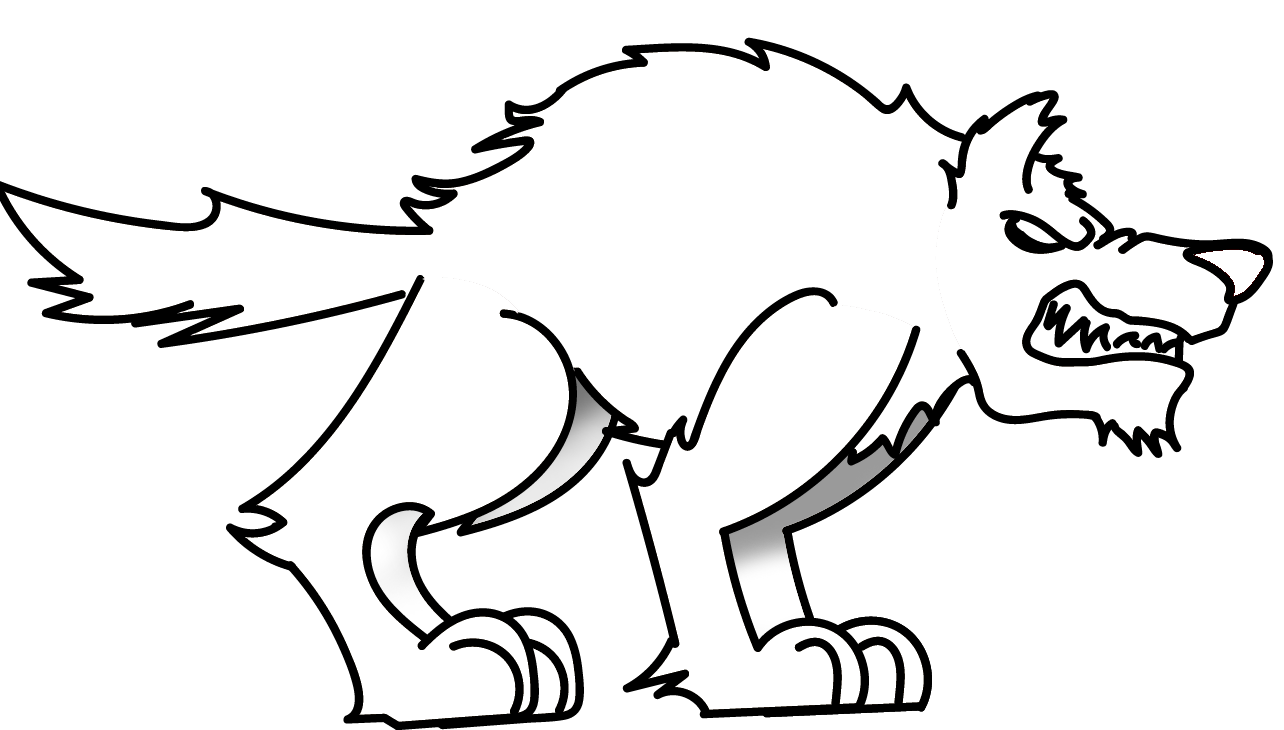
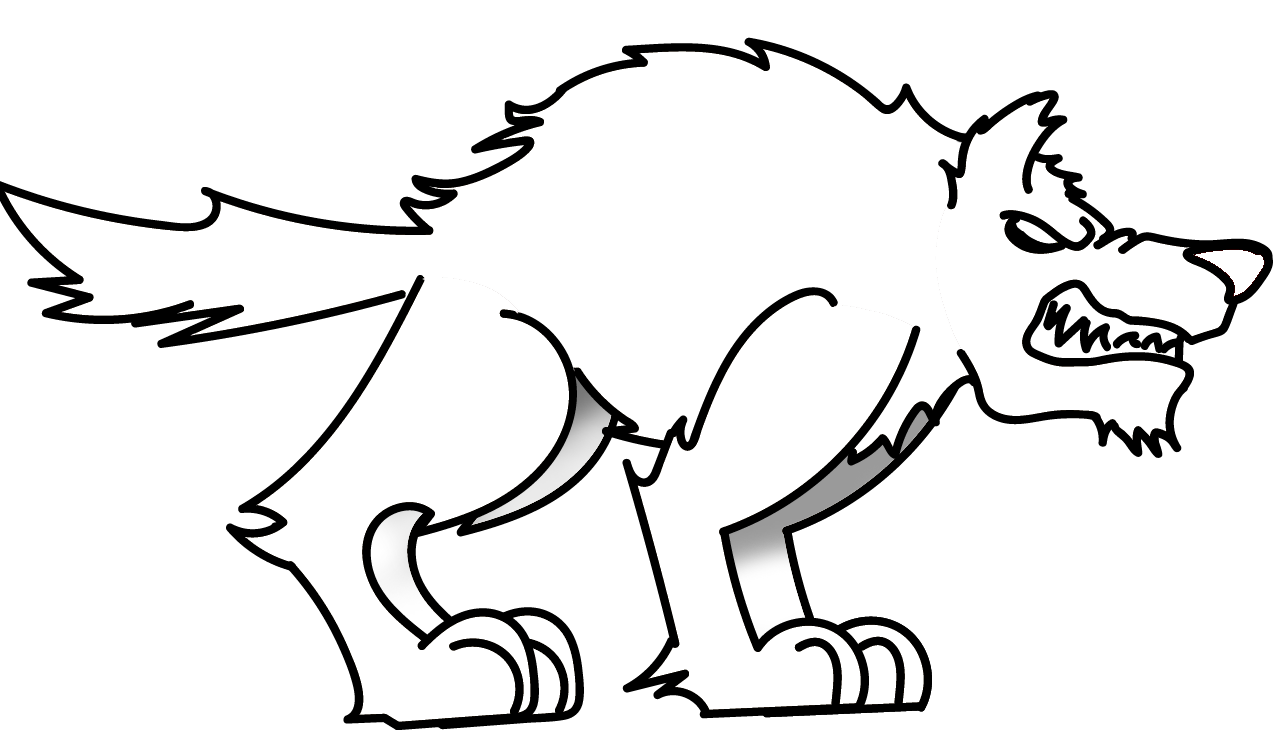
Layer changes from the first 1284px x 730px image to the second:
painted on "Body" over [955, 132, 1059, 315]
